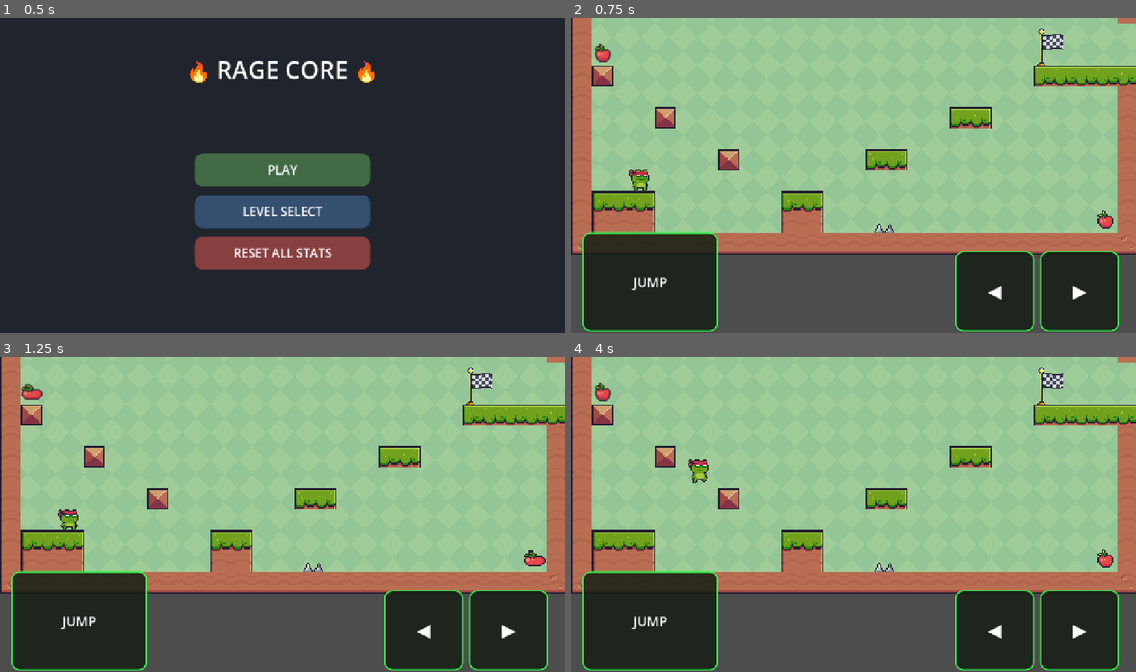
Above: before the commit, frames 1-4 (two rows, left to right).
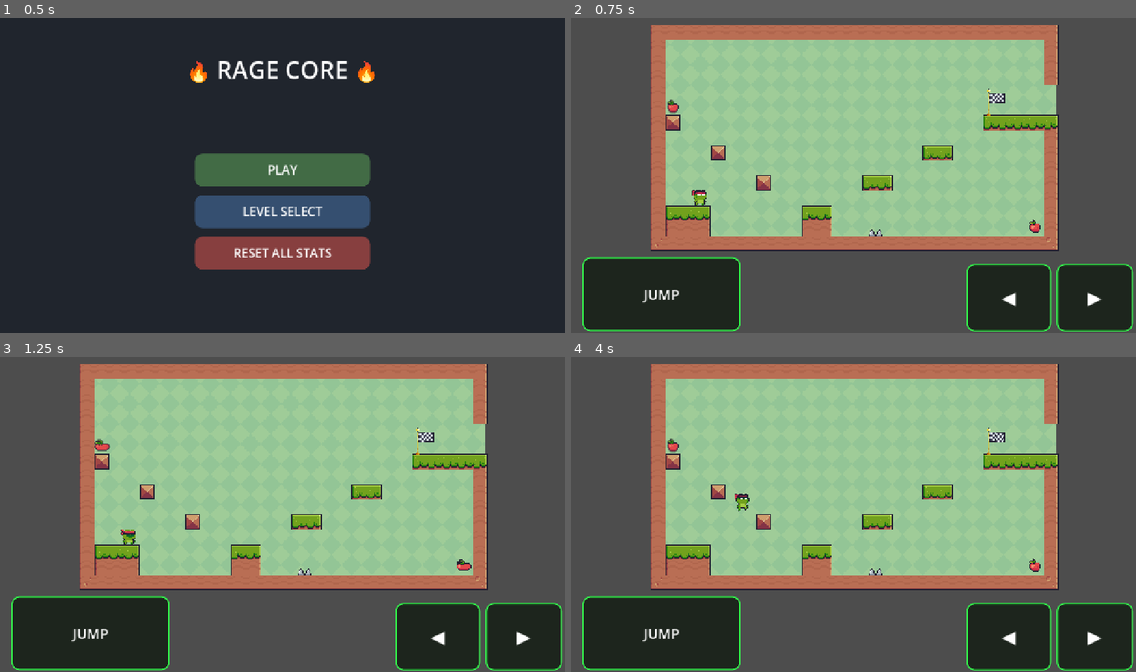
Above: after the commit, the same moments.

Repository: jakefnrr/RageCore
Game: Godot game, scene res://scenes/main_menu.tscn
The game is run twice, just before and just after one commit, with the same random seed, the same clock (stepped at 60 frames per second) and the same inputs. Sound files missing from this copy of the repository are replaced by a short silence.
Inputs (mouse positions are in pixels of both pictures, inside the frame that each line leads up to):
- Up to frame 1 (0.5 s): no input
- Up to frame 2 (0.75 s): click "PLAY" at 0.5 s
- Up to frame 3 (1.25 s): no input
- Up to frame 4 (4 s): click "JUMP" at 1.25 s; click "◀" at 2 s; click "▶" at 2.75 s; tap Enter (ui_accept) at 3.5 s; move the mouse to (977, 498) at 3.52 s; hold D (right) from 3.53 s (still down); click (977, 498) at 3.67 s; tap W (jump) at 3.77 s

Frame 1 is identical in both runs. In frame 2, 41% of the frame differs, in the area x 0-100%, y 0-100%; in frame 3, 41%; in frame 4, 41%.

Commit message:
update

Diff:
--- a/scripts/player.gd
+++ b/scripts/player.gd
@@ -9,7 +9,8 @@
 const SPEED = 300.0
 const JUMP_VELOCITY = -750.0
 const LEVEL_1_PATH = "res://scenes/level1.tscn"
-const MOBILE_SCREEN_SHIFT = 180.0
+const MOBILE_VIEW_SCALE := 0.72
+const MOBILE_UI_TOP := 0.76
 
 var jumps_remaining = 0
 var has_jumped = false
@@ -60,7 +61,15 @@
 	mobile_layer.follow_viewport_enabled = false
 	add_child(mobile_layer)
 
-	get_tree().root.canvas_transform = Transform2D(0, Vector2(0, -MOBILE_SCREEN_SHIFT))
+	var safe_h := 720.0 * MOBILE_UI_TOP
+	var scaled_h := 720.0 * MOBILE_VIEW_SCALE
+	var scaled_w := 1290.0 * MOBILE_VIEW_SCALE
+	var offset := Vector2((1290.0 - scaled_w) * 0.5, (safe_h - scaled_h) * 0.5)
+	get_tree().root.canvas_transform = Transform2D(
+		Vector2(MOBILE_VIEW_SCALE, 0),
+		Vector2(0, MOBILE_VIEW_SCALE),
+		offset
+	)
 
 	var controls := Control.new()
 	controls.set_anchors_and_offsets_preset(Control.PRESET_FULL_RECT)
@@ -72,8 +81,8 @@
 		controls,
 		"JUMP",
 		"jump",
-		0.02, 0.68, 0.26, 0.995,
-		30
+		0.02, 0.76, 0.30, 0.995,
+		32
 	)
 
 	# LEFT - BOTTOM RIGHT
@@ -81,8 +90,8 @@
 		controls,
 		"◀",
 		"left",
-		0.68, 0.74, 0.82, 0.995,
-		40
+		0.70, 0.78, 0.85, 0.995,
+		42
 	)
 
 	# RIGHT - BOTTOM RIGHT
@@ -90,8 +99,8 @@
 		controls,
 		"▶",
 		"right",
-		0.83, 0.74, 0.97, 0.995,
-		40
+		0.86, 0.78, 0.995, 0.995,
+		42
 	)
 
 
Not shown, changed: index.pck
